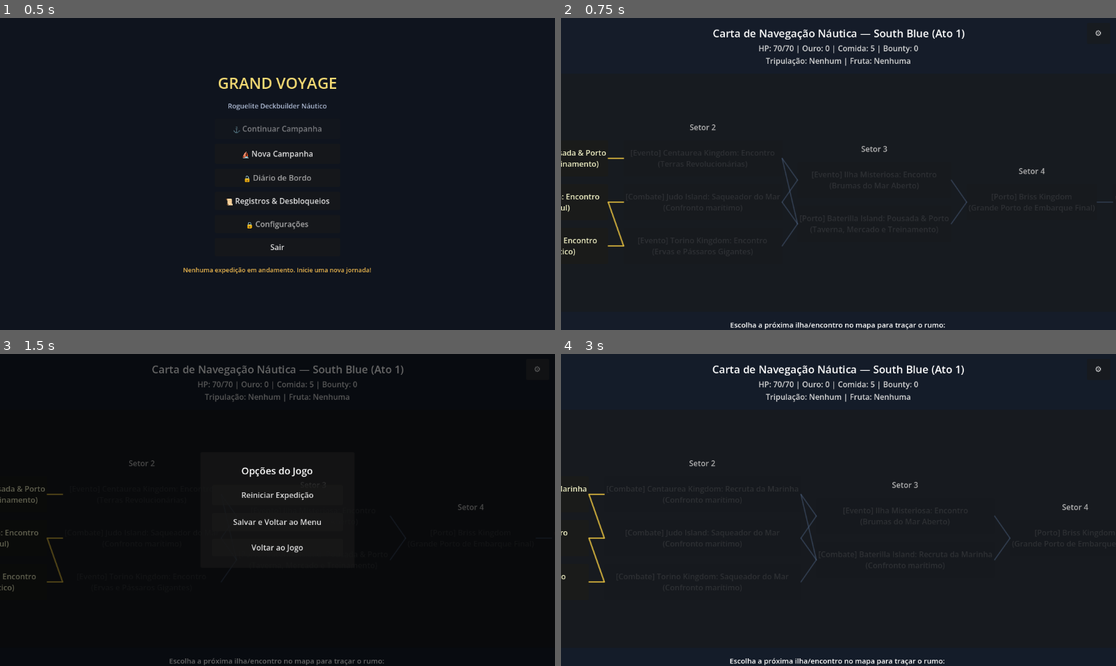
Above: before the commit, frames 1-4 (two rows, left to right).
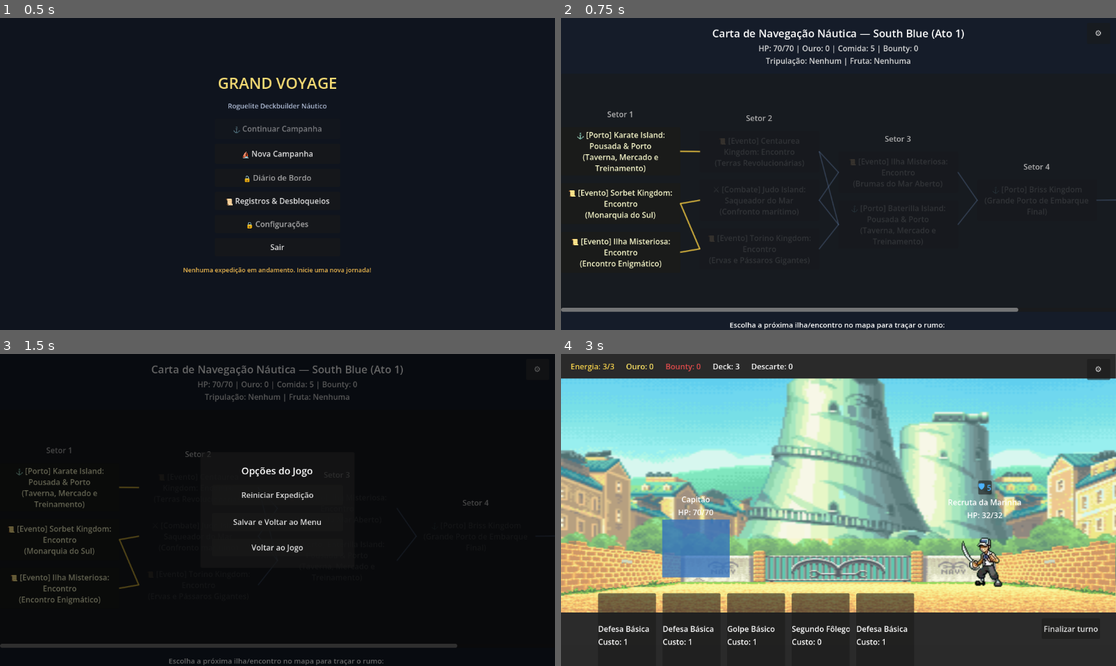
Above: after the commit, the same moments.

Repository: diogoasp/grand-voyage-deckbuilder
Game: Godot game, scene res://scenes/Main.tscn
Two runs of this game, one before a commit and one after it. Both use one fixed random seed, a clock stepped at 60 frames per second and the inputs below.
Inputs (mouse positions are in pixels of both pictures, inside the frame that each line leads up to):
- Up to frame 1 (0.5 s): no input
- Up to frame 2 (0.75 s): click "⛵ Nova Campanha" at 0.5 s
- Up to frame 3 (1.5 s): click "⚙" at 1.25 s
- Up to frame 4 (3 s): click "Reiniciar Expedição" at 2 s; click (622, 488) at 2.75 s, where only the run after the commit has a clickable "⚔ [Combate] Karate Island: Re…"

Frame 1 is identical in both runs. In frame 2, 4.6% of the frame differs, in the area x 0-100%, y 3-100%; in frame 3, 3.3%; in frame 4, 77%, in the area x 0-100%, y 0-100%.

Commit message:
Refactors the combat scene and updates map scrolling logic for better usability

Diff:
--- a/scenes/combat/CombatScene.tscn
+++ b/scenes/combat/CombatScene.tscn
@@ -29,7 +29,7 @@
 "duration": 1.0,
 "texture": SubResource("AtlasTexture_gvrxc")
 }],
-"loop": true,
+"loop": 1,
 "name": &"default",
 "speed": 3.0
 }]
@@ -63,7 +63,6 @@
 offset_right = 1060.0
 offset_bottom = 51.0
 theme_override_constants/separation = 24
-alignment = 0
 
 [node name="EnergyLabel" type="Label" parent="TopBar" unique_id=498130580]
 layout_mode = 2
@@ -135,7 +134,7 @@
 text = "🛡 0"
 
 [node name="EnemySprite" type="AnimatedSprite2D" parent="EnemyArea" unique_id=164225054]
-position = Vector2(110.0, 260.0)
+position = Vector2(110, 260)
 scale = Vector2(1.9520063, 2.1188645)
 sprite_frames = SubResource("SpriteFrames_i18os")
 frame_progress = 0.23706964
@@ -173,9 +172,8 @@
 
 [node name="PlayerStatusContainer" type="HBoxContainer" parent="PlayerArea" unique_id=1892837461]
 layout_mode = 2
-alignment = 1
 theme_override_constants/separation = 4
-
+alignment = 1
 
 [node name="HandArea" type="HBoxContainer" parent="." unique_id=767289767]
 layout_mode = 0
--- a/scenes/map/MapScene.tscn
+++ b/scenes/map/MapScene.tscn
@@ -53,13 +53,36 @@
 layout_mode = 2
 size_flags_vertical = 3
 
-[node name="ColumnsContainer" type="HBoxContainer" parent="MainLayout/MapPanel"]
+[node name="MapScroll" type="ScrollContainer" parent="MainLayout/MapPanel"]
 layout_mode = 2
-theme_override_constants/separation = 32
+size_flags_horizontal = 3
+size_flags_vertical = 3
+horizontal_scroll_mode = 1
+vertical_scroll_mode = 0
+
+[node name="ScrollContent" type="Control" parent="MainLayout/MapPanel/MapScroll"]
+custom_minimum_size = Vector2(1300, 0)
+layout_mode = 2
+size_flags_horizontal = 3
+size_flags_vertical = 3
+
+[node name="ColumnsContainer" type="HBoxContainer" parent="MainLayout/MapPanel/MapScroll/ScrollContent"]
+layout_mode = 1
+anchors_preset = 15
+anchor_right = 1.0
+anchor_bottom = 1.0
+grow_horizontal = 2
+grow_vertical = 2
+theme_override_constants/separation = 40
 alignment = 1
 
-[node name="MapLinesOverlay" type="Control" parent="MainLayout/MapPanel" unique_id=987123654]
-layout_mode = 2
+[node name="MapLinesOverlay" type="Control" parent="MainLayout/MapPanel/MapScroll/ScrollContent" unique_id=987123654]
+layout_mode = 1
+anchors_preset = 15
+anchor_right = 1.0
+anchor_bottom = 1.0
+grow_horizontal = 2
+grow_vertical = 2
 mouse_filter = 2
 
 
--- a/scripts/map/map_scene.gd
+++ b/scripts/map/map_scene.gd
@@ -7,8 +7,10 @@
 
 @onready var title_label: Label = $MainLayout/TopBar/TitleLabel
 @onready var status_label: Label = $MainLayout/TopBar/StatusLabel
-@onready var map_lines_overlay: Control = $MainLayout/MapPanel/MapLinesOverlay
-@onready var columns_container: HBoxContainer = $MainLayout/MapPanel/ColumnsContainer
+@onready var map_scroll: ScrollContainer = $MainLayout/MapPanel/MapScroll
+@onready var scroll_content: Control = $MainLayout/MapPanel/MapScroll/ScrollContent
+@onready var columns_container: HBoxContainer = $MainLayout/MapPanel/MapScroll/ScrollContent/ColumnsContainer
+@onready var map_lines_overlay: Control = $MainLayout/MapPanel/MapScroll/ScrollContent/MapLinesOverlay
 @onready var prompt_label: Label = $MainLayout/BottomBar/PromptLabel
 @onready var victory_button: Button = $MainLayout/BottomBar/VictoryButton
 
@@ -136,12 +138,31 @@
 
 		columns_container.add_child(column)
 
+	# Ajusta o tamanho mínimo horizontal dinamicamente conforme a quantidade de estágios
+	if scroll_content != null:
+		var target_min_width: float = maxf(1200.0, float(map_stages.size() * 260 + 100))
+		scroll_content.custom_minimum_size = Vector2(target_min_width, 0)
+
 	# Conecta redimensionamento do container para recalcular as linhas se a janela ou painel mudar
 	if not columns_container.resized.is_connected(_request_overlay_redraw):
 		columns_container.resized.connect(_request_overlay_redraw)
 
 	# Aguarda frames de layout para posições e tamanhos dos botões estarem definidos no container
 	_request_overlay_redraw()
+	_scroll_to_current_stage()
+
+
+func _scroll_to_current_stage() -> void:
+	if map_scroll == null or not is_inside_tree():
+		return
+	await get_tree().process_frame
+	await get_tree().process_frame
+	if map_scroll != null and is_instance_valid(map_scroll) and map_stages.size() > 0:
+		var progress_ratio: float = float(current_stage) / float(maxi(map_stages.size() - 1, 1))
+		var max_h_scroll: float = maxf(0.0, scroll_content.custom_minimum_size.x - map_scroll.size.x)
+		var target_h: float = progress_ratio * max_h_scroll
+		var tween := create_tween()
+		tween.tween_property(map_scroll, "scroll_horizontal", int(target_h), 0.35).set_trans(Tween.TRANS_QUAD).set_ease(Tween.EASE_OUT)
 
 
 func _request_overlay_redraw() -> void:
@@ -179,29 +200,36 @@
 	var button := Button.new()
 	var node_id: String = node_data.get("id", "")
 	var node_type: String = node_data.get("type", "")
+	var island_name: String = str(node_data.get("island_name", ""))
 	var title: String = node_data.get("title", "")
 	var desc: String = node_data.get("desc", "")
 
 	var type_prefix := ""
 	match node_type:
 		"combat":
-			type_prefix = "[Combate] "
+			type_prefix = "⚔ [Combate] "
 		"event":
-			type_prefix = "[Evento] "
+			type_prefix = "📜 [Evento] "
 		"city":
-			type_prefix = "[Porto] "
+			type_prefix = "⚓ [Porto] "
 		"boss":
-			type_prefix = "💀 [CHEFE] "
-
-	button.text = "%s%s\n(%s)" % [type_prefix, title, desc]
-	button.custom_minimum_size = Vector2(170, 75)
+			type_prefix = "💀 [CHEFE DO MAR] "
+
+	if island_name != "" and not title.begins_with(island_name):
+		button.text = "%s%s\n%s\n(%s)" % [type_prefix, island_name, title, desc]
+	else:
+		button.text = "%s%s\n(%s)" % [type_prefix, title, desc]
+
+	button.custom_minimum_size = Vector2(210, 85)
+	button.autowrap_mode = TextServer.AUTOWRAP_WORD_SMART
 
 	var is_completed: bool = completed_node_ids.has(node_id)
 	var is_current_reachable: bool = is_node_accessible(node_data, stage_idx)
 
 	if is_completed:
 		button.disabled = true
-		button.text = "[Derrotado]\n" + title if node_type == "boss" else "[Visitado]\n" + title
+		var done_label: String = "✓ [Derrotado]" if node_type == "boss" else "✓ [Visitado]"
+		button.text = "%s\n%s" % [done_label, island_name if island_name != "" else title]
 		button.modulate = Color(0.5, 0.5, 0.5, 0.7)
 	elif is_current_reachable:
 		button.disabled = false
@@ -213,9 +241,9 @@
 	else:
 		button.disabled = true
 		if node_type == "boss":
-			button.modulate = Color(0.9, 0.5, 0.5, 0.35)
-		else:
-			button.modulate = Color(0.7, 0.7, 0.7, 0.35)
+			button.modulate = Color(0.9, 0.5, 0.5, 0.4)
+		else:
+			button.modulate = Color(0.7, 0.7, 0.7, 0.4)
 
 	return button
 
Not shown: 3 places in scenes/combat/CombatScene.tscn that only renumber resources
